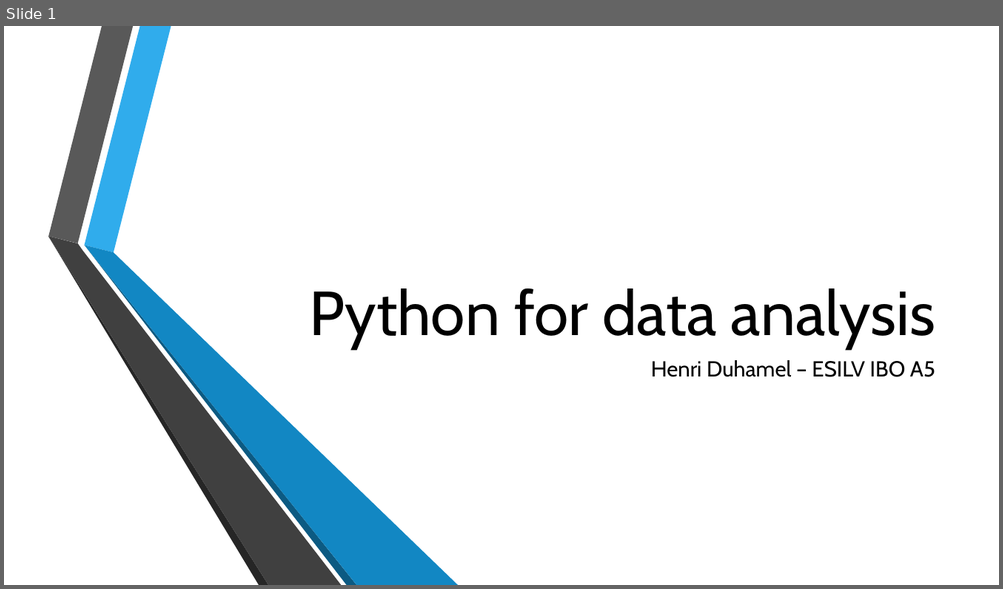
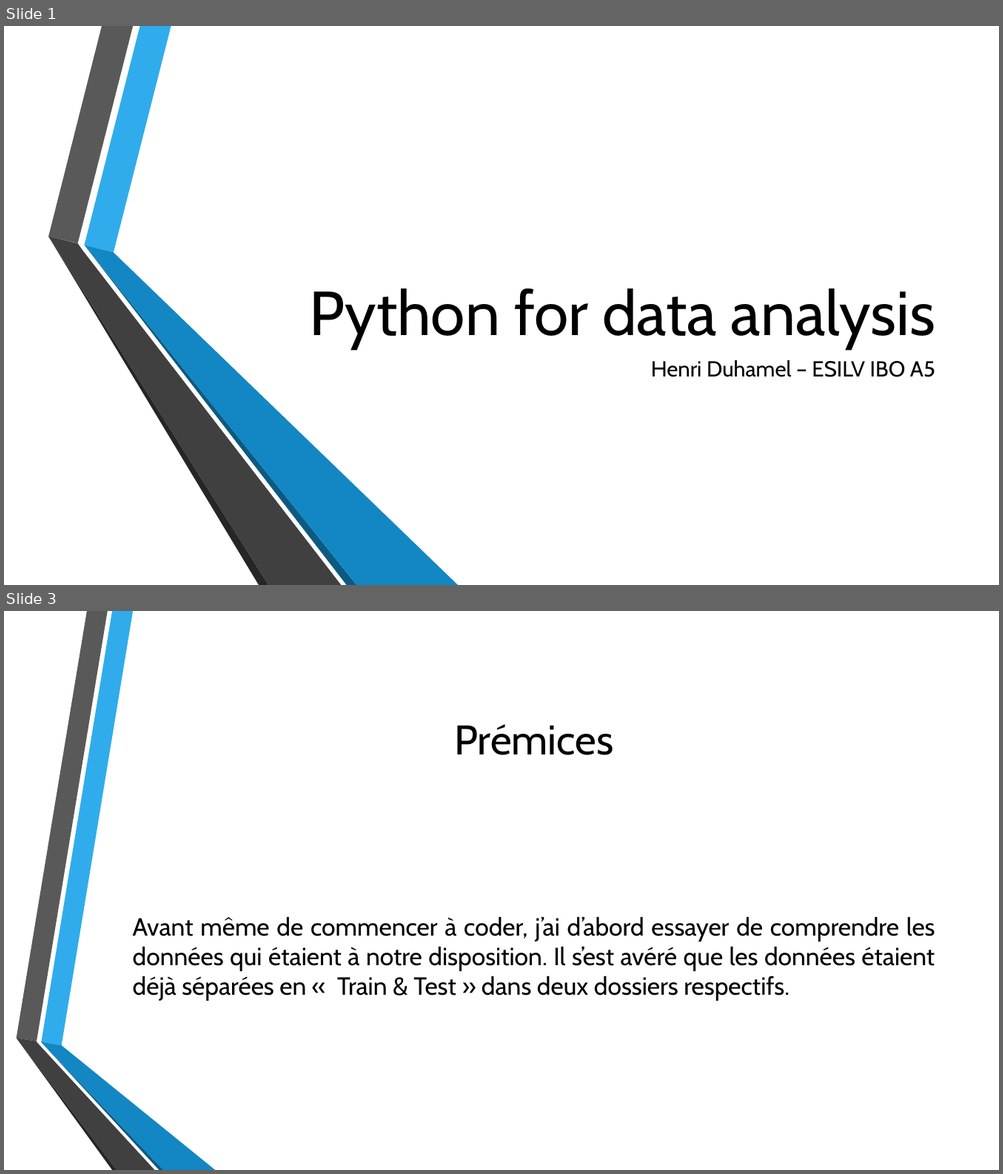
Before and after one commit to HenD-11/PythonForDataAnalysis, a slide deck: PPT_python4data.pptx. Shown one above the other, each under a label of ours: slide 1 before the commit, slides 1 and 3 after it; the slides between them are not shown. The pictures are 1003x589 and 1003x1174 pixels, drawn with LibreOffice and Linux fonts; fonts in the diff are those of the drawing; background and template pictures are left out. Boxes give left, top, right and bottom in pixels: in the first picture for what was removed or moved away, otherwise in the second. Text is boxed around its words. In the diff, an @@ line names an element or a change of style, - is before the commit and + after.

```diff
--- a/PPT_python4data.pptx
+++ b/PPT_python4data.pptx
@@ slide 3 added at box(4, 611, 999, 1170), background picture (left out) @@
@@ title added at box(454, 724, 613, 755), 40 pt, text #000000 @@
+Prémices
@@ text added at box(133, 917, 935, 1001), 24 pt, text #000000 @@
+Avant même de commencer à coder, j’ai d’abord essayer de comprendre les données qui étaient à notre disposition. Il s’est avéré que les données étaient déjà séparées en « Train & Test » dans deux dossiers respectifs.
@@ group added at box(16, 611, 215, 1170): 6 freeform shapes @@
```
Also in this commit, not shown: 1 slide changed, 3 other slides added, 1 other file.
